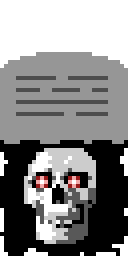
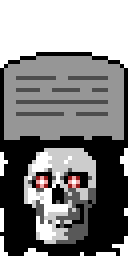
Layer changes from the first 128 × 256 image to the second:
painted on "Gravestone" over [0, 52, 128, 144]
